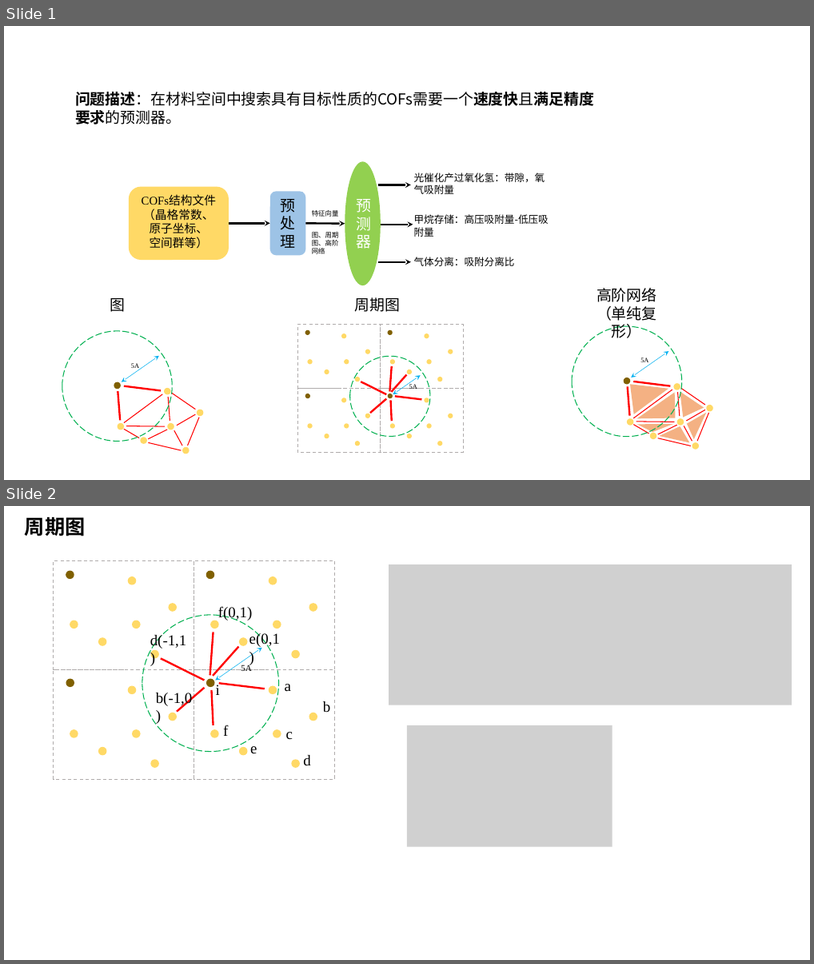
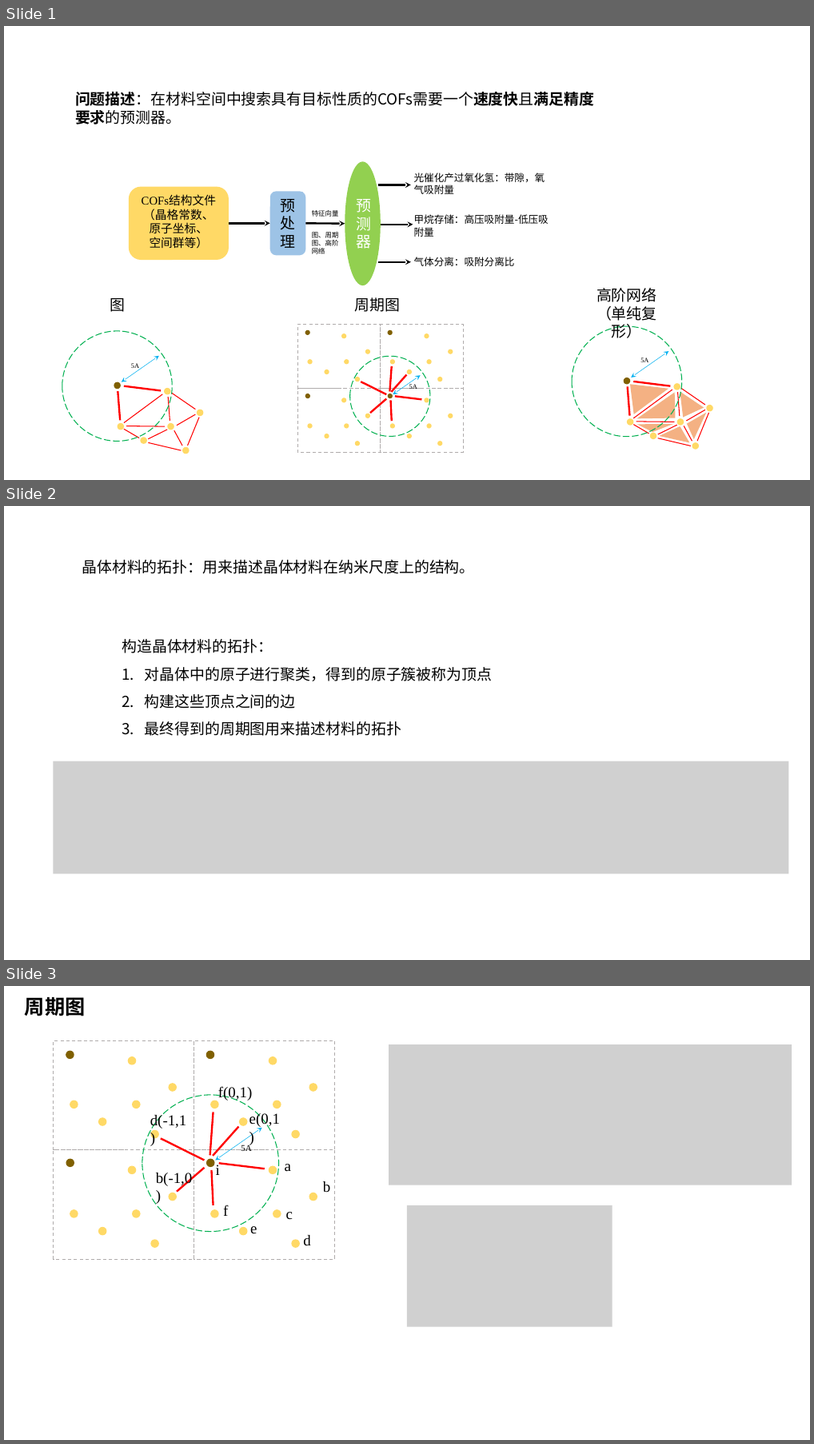
Before and after one commit to TheBestOrNothing-gwh/weekly, a slide deck: COFs属性预测.pptx. Shown one above the other, each under a label of ours: slides 1 and 2 before the commit, slides 1, 2 and 3 after it. The pictures are 814x964 and 814x1444 pixels, drawn with LibreOffice and Linux fonts; fonts in the diff are those of the drawing; grey boxes stand for pictures. Boxes give left, top, right and bottom in pixels: in the first picture for what was removed or moved away, otherwise in the second. Text is boxed around its words. In the diff, an @@ line names an element or a change of style, - is before the commit and + after.

```diff
--- a/COFs属性预测.pptx
+++ b/COFs属性预测.pptx
@@ slide 2 added at (4, 506, 810, 960), background #FFFFFF @@
@@ text added at (82, 560, 474, 574), 18 pt, text #000000 @@
+晶体材料的拓扑：用来描述晶体材料在纳米尺度上的结构。
@@ text added at (122, 639, 493, 736), 18 pt, text #000000 @@
+构造晶体材料的拓扑：
+1. 对晶体中的原子进行聚类，得到的原子簇被称为顶点
+2. 构建这些顶点之间的边
+3. 最终得到的周期图用来描述材料的拓扑
@@ picture added at (53, 761, 790, 874) @@
@@ what was slide 2 is now slide 3 @@
```
Also in this commit, not shown: 5 slides changed, 2 other slides added, 1 slide removed, 1 other file.
